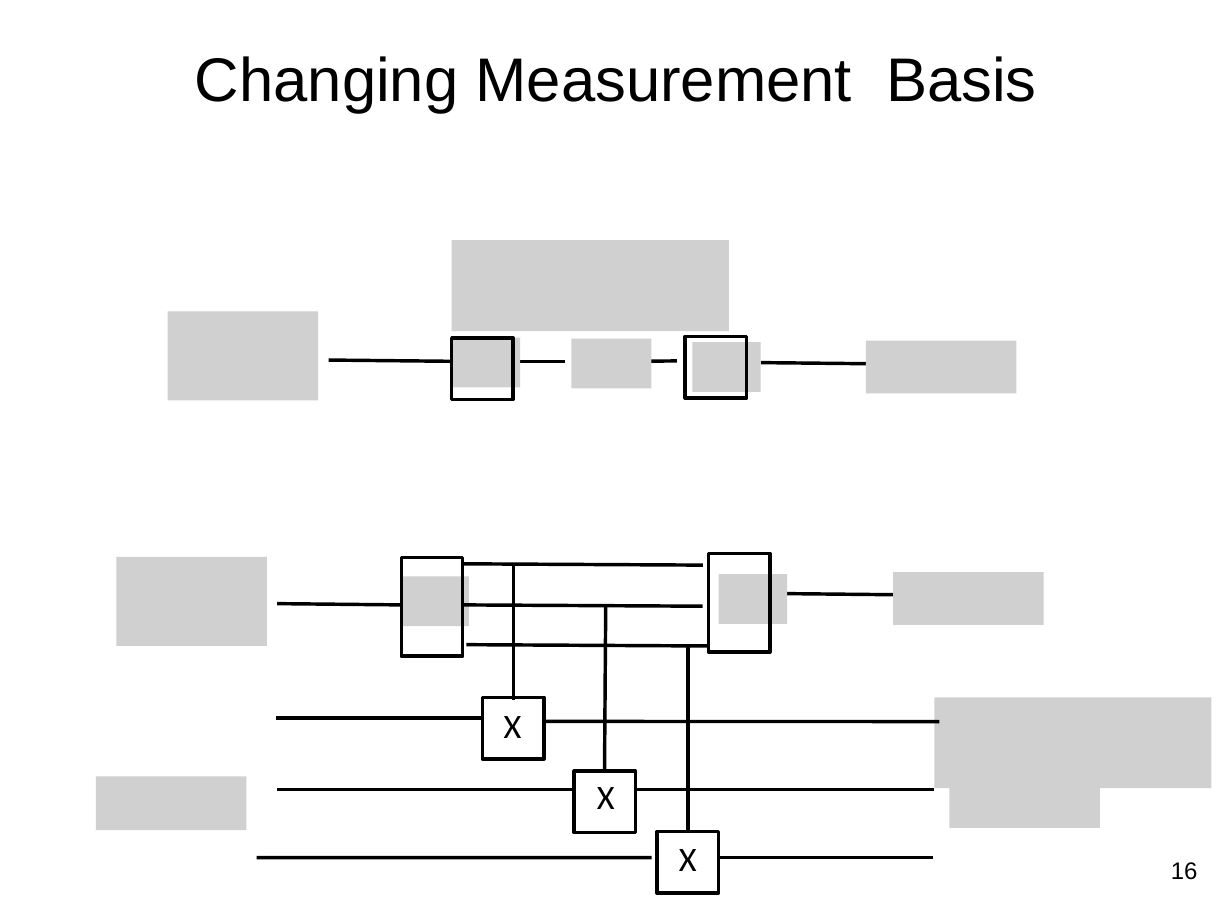
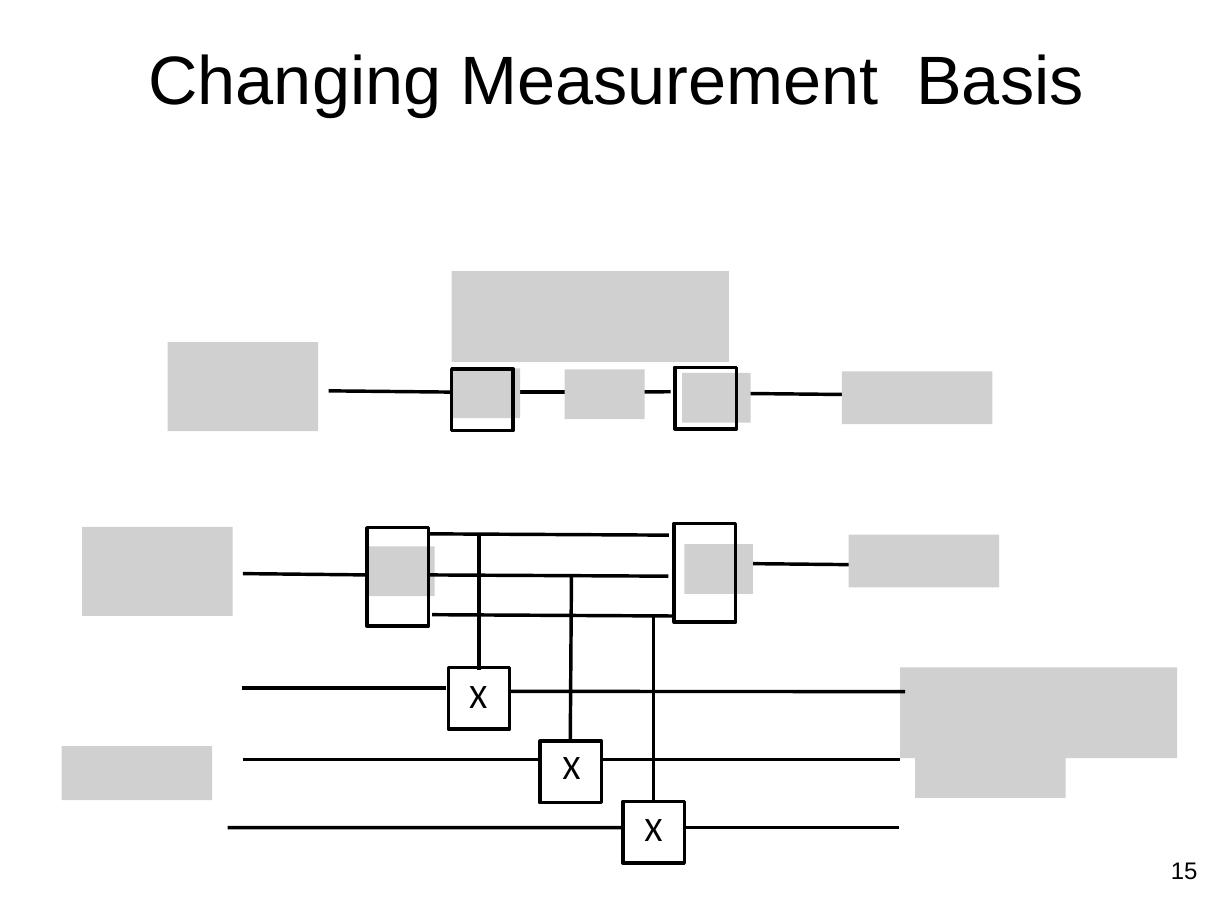
Before and after one commit to jlmucb/class_notes, a slide deck: slide 15 of BerkeleyClass/CS290Spring2013/Lectures/QC.pptx (slide 16 before the commit). Drawn at 1232x924 pixels with LibreOffice and Linux fonts; fonts in the diff are those of the drawing; grey boxes stand for pictures. Boxes give left, top, right and bottom in pixels: in the first picture for what was removed or moved away, otherwise in the second. Text is boxed around its words. In the diff, an @@ line names an element or a change of style, - is before the commit and + after.

```diff
--- a/BerkeleyClass/CS290Spring2013/Lectures/QC.pptx
+++ b/BerkeleyClass/CS290Spring2013/Lectures/QC.pptx
@@ title "Changing Measurement Basis" at box(149, 54, 1083, 116): size 36 to 40 pt @@
@@ 3 pictures, 2 lines, 1 rectangle: place and size @@
-3 pictures, 2 lines, 1 rectangle at box(168, 240, 729, 400)
+3 pictures, 2 lines, 1 rectangle at box(168, 271, 729, 431)
@@ picture removed at box(692, 342, 761, 392) @@
@@ picture: place and size @@
-picture at box(572, 339, 652, 388)
+picture at box(564, 370, 644, 419)
@@ rectangle: place and size @@
-rectangle at box(685, 336, 747, 398)
+rectangle at box(675, 367, 737, 429)
@@ picture added at box(683, 373, 752, 423) @@
@@ picture: place and size @@
-picture at box(866, 340, 1016, 393)
+picture at box(841, 371, 992, 424)
@@ line moved from (632, 361) - (676, 361) to (626, 392) - (670, 392) @@
@@ line moved from (761, 362) - (885, 363) to (739, 393) - (862, 394) @@
@@ group added at box(366, 535, 1066, 797): 4 pictures @@
@@ picture removed at box(400, 577, 469, 626) @@
@@ picture removed at box(718, 574, 787, 623) @@
@@ picture removed at box(893, 572, 1044, 625) @@
@@ 13 lines, 5 rectangles, 3 texts, 3 pictures: place and size @@
-13 lines, 5 rectangles, 3 texts, 3 pictures at box(96, 553, 1211, 893)
+13 lines, 5 rectangles, 3 texts, 3 pictures at box(62, 524, 1178, 864)
@@ picture removed at box(950, 779, 1100, 828) @@
@@ line moved from (256, 857) - (652, 857) to (228, 828) - (623, 828) @@
@@ page number at box(1171, 862, 1198, 880): text changed @@
-16
+15
```
Also in this commit, not shown: 34 other slides changed, 1 slide added.
